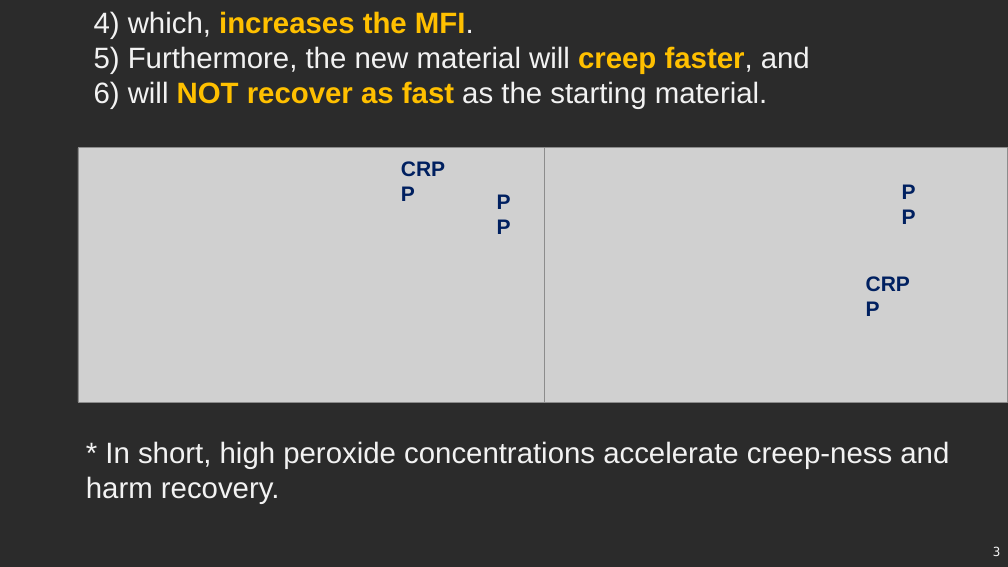
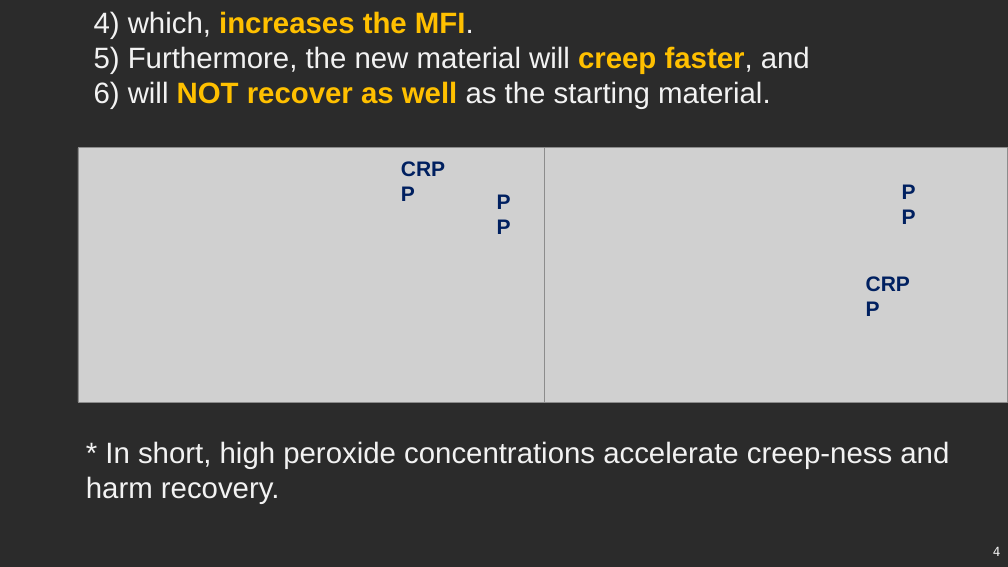
Before and after one commit to KiraSensei13/MNT_ITESM_courses, a slide deck: slide 4 of 3a.1.PlasticsAndCompositesEngineering/5_ClassActivity/5_SummerCase1/CRPP.pptx (slide 3 before the commit). Drawn at 1008x567 pixels with LibreOffice and Linux fonts; fonts in the diff are those of the drawing; grey boxes stand for pictures; background and template pictures are left out; a plain dark background stands for a picture behind light text. Boxes give left, top, right and bottom in pixels: in the first picture for what was removed or moved away, otherwise in the second. Text is boxed around its words. In the diff, an @@ line names an element or a change of style, - is before the commit and + after.

```diff
--- a/3a.1.PlasticsAndCompositesEngineering/5_ClassActivity/5_SummerCase1/CRPP.pptx
+++ b/3a.1.PlasticsAndCompositesEngineering/5_ClassActivity/5_SummerCase1/CRPP.pptx
@@ text at (94,81,771,109): text changed @@
-6) will NOT recover as fast as the starting material.
+6) will NOT recover as well as the starting material.
@@ page number at (993,547,1001,556): text changed @@
-3
+4
```
Also in this commit, not shown: 2 other slides changed, 2 slides added, 3 other files.
